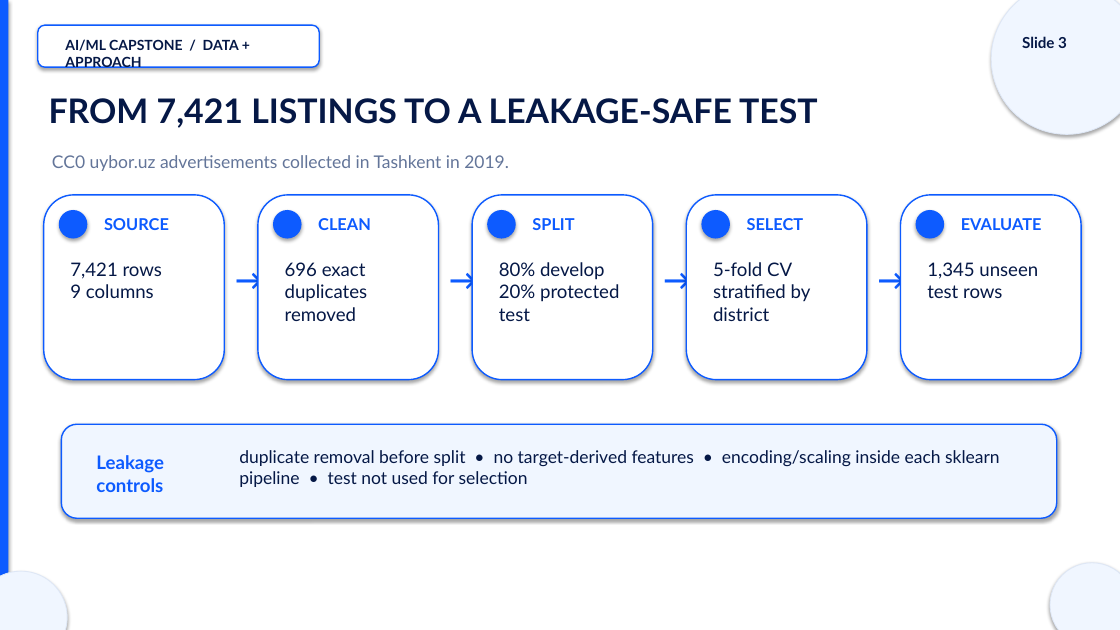
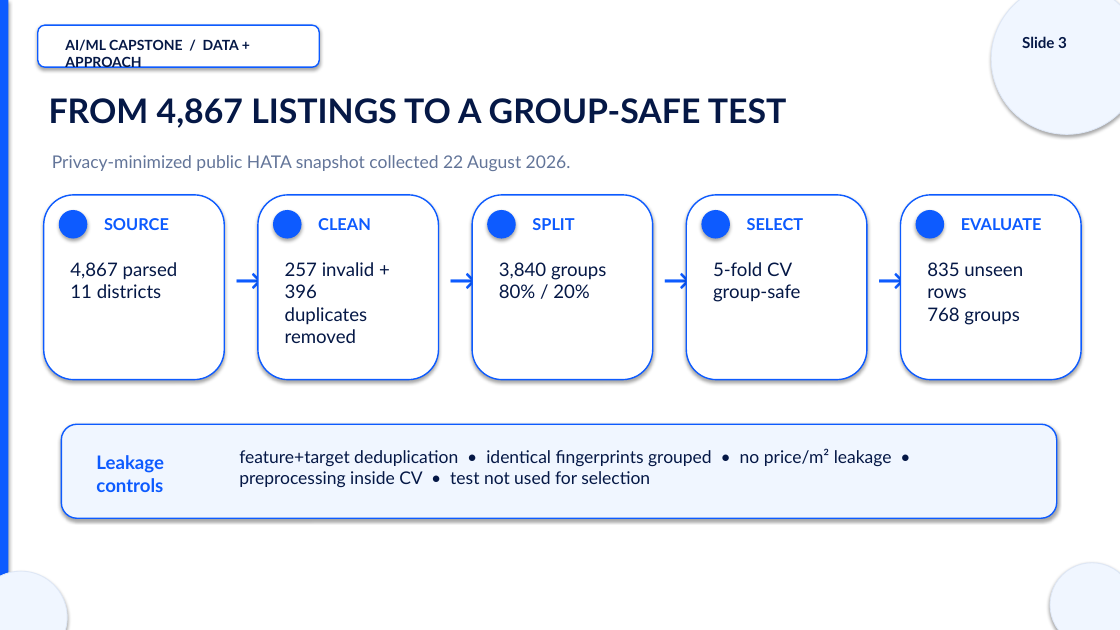
Before and after one commit to DilnuraHamdamova/tashkent-house-price-predictor, a slide deck: slide 3 of presentation/Tashkent_House_Price_Defense.pptx. Drawn at 1120x630 pixels with LibreOffice and Linux fonts; fonts in the diff are those of the drawing. Boxes give left, top, right and bottom in pixels: in the first picture for what was removed or moved away, otherwise in the second. Text is boxed around its words. In the diff, an @@ line names an element or a change of style, - is before the commit and + after.

```diff
--- a/presentation/Tashkent_House_Price_Defense.pptx
+++ b/presentation/Tashkent_House_Price_Defense.pptx
@@ text at box(49, 98, 787, 128): text changed @@
-FROM 7,421 LISTINGS TO A LEAKAGE-SAFE TEST
+FROM 4,867 LISTINGS TO A GROUP-SAFE TEST
@@ text at box(52, 155, 571, 171): text changed @@
-CC0 uybor.uz advertisements collected in Tashkent in 2019.
+Privacy-minimized public HATA snapshot collected 22 August 2026.
@@ text at box(70, 262, 178, 298): text changed @@
-7,421 rows
-9 columns
+4,867 parsed
+11 districts
@@ text at box(285, 262, 375, 343): text changed @@
-696 exact
-duplicates removed
+257 invalid + 396
+duplicates removed
@@ text at box(499, 262, 606, 298): text changed @@
-80% develop
-20% protected test
+3,840 groups
+80% / 20%
@@ text at box(713, 262, 801, 302): text changed @@
-5-fold CV
-stratified by district
+5-fold CV
+group-safe
@@ text at box(927, 262, 1023, 325): text changed @@
-1,345 unseen
-test rows
+835 unseen rows
+768 groups
@@ text at box(239, 448, 892, 487): text changed @@
-duplicate removal before split • no target-derived features • encoding/scaling inside each sklearn pipeline • test not used for selection
+feature+target deduplication • identical fingerprints grouped • no price/m² leakage • preprocessing inside CV • test not used for selection
```
Also in this commit, not shown: 9 other slides changed, 40 other files.
